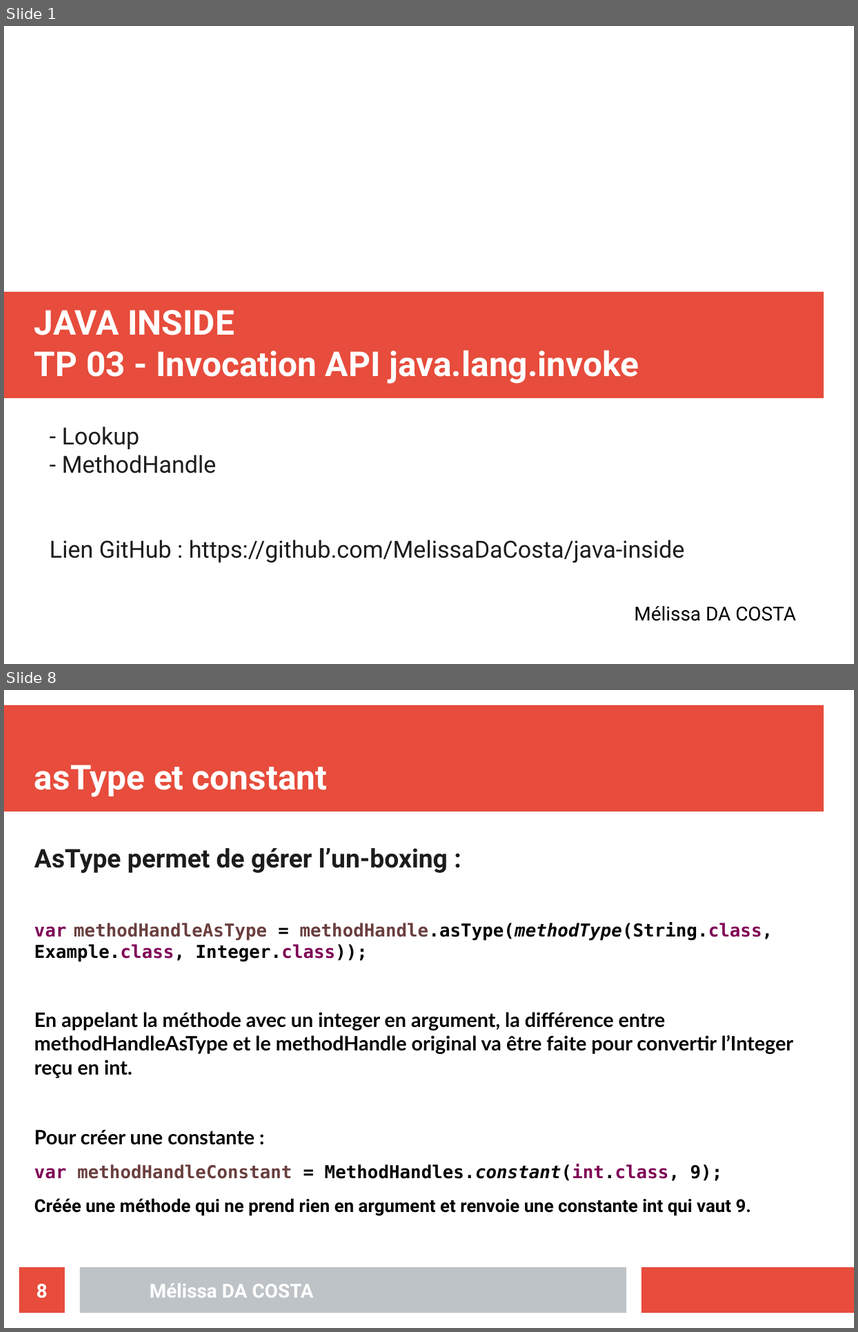
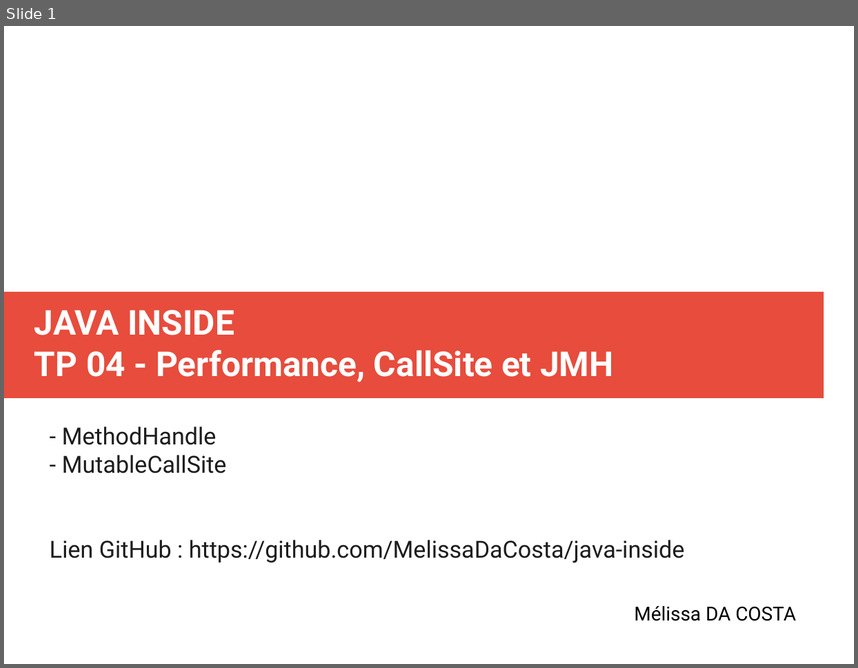
Before and after one commit to MelissaDaCosta/java-inside, a slide deck: lab4/Mélissa_DA_COSTA_slides_TP04.odp. Shown one above the other, each under a label of ours: slides 1 and 8 before the commit, slide 1 after it; the slides between them are not shown. The pictures are 858x1332 and 858x668 pixels, drawn with LibreOffice and Linux fonts; fonts in the diff are those of the drawing. Boxes give left, top, right and bottom in pixels: in the first picture for what was removed or moved away, otherwise in the second. Text is boxed around its words. In the diff, an @@ line names an element or a change of style, - is before the commit and + after.

```diff
--- a/lab4/Mélissa_DA_COSTA_slides_TP04.odp
+++ b/lab4/Mélissa_DA_COSTA_slides_TP04.odp
@@ slide 8 removed at box(4, 690, 854, 1328), background #FFFFFF @@
@@ rectangle removed at box(4, 705, 824, 812) @@
@@ title removed at box(34, 765, 327, 797) @@
-asType et constant
@@ text removed at box(34, 848, 794, 1216) @@
-AsType permet de gérer l’un-boxing :
-var methodHandleAsType = methodHandle.asType(methodType(String.class, Example.class, Integer.class));
-En appelant la méthode avec un integer en argument, la différence entre methodHandleAsType et le methodHandle original va être faite pour convertir l’Integer reçu en int.
-Pour créer une constante :
-var methodHandleConstant = MethodHandles.constant(int.class, 9);
-Créée une méthode qui ne prend rien en argument et renvoie une constante int qui vaut 9.
@@ page number removed at box(19, 1267, 65, 1312) @@
-8
@@ rectangle removed at box(80, 1267, 626, 1312) @@
@@ rectangle removed at box(642, 1267, 854, 1312) @@
@@ text removed at box(150, 1283, 314, 1297) @@
-Mélissa DA COSTA
@@ slide 1 changed as well @@
@@ title at box(34, 310, 613, 382): text changed @@
-JAVA INSIDE
-TP 03 - Invocation API java.lang.invoke
+JAVA INSIDE
+TP 04 - Performance, CallSite et JMH
@@ subtitle at box(62, 426, 139, 449): paragraph removed @@
-- Lookup
@@ subtitle at box(62, 454, 227, 473): paragraph added @@
+- MutableCallSite
```
Also in this commit, not shown: 6 slides added, 6 other slides removed, 1 other file.
